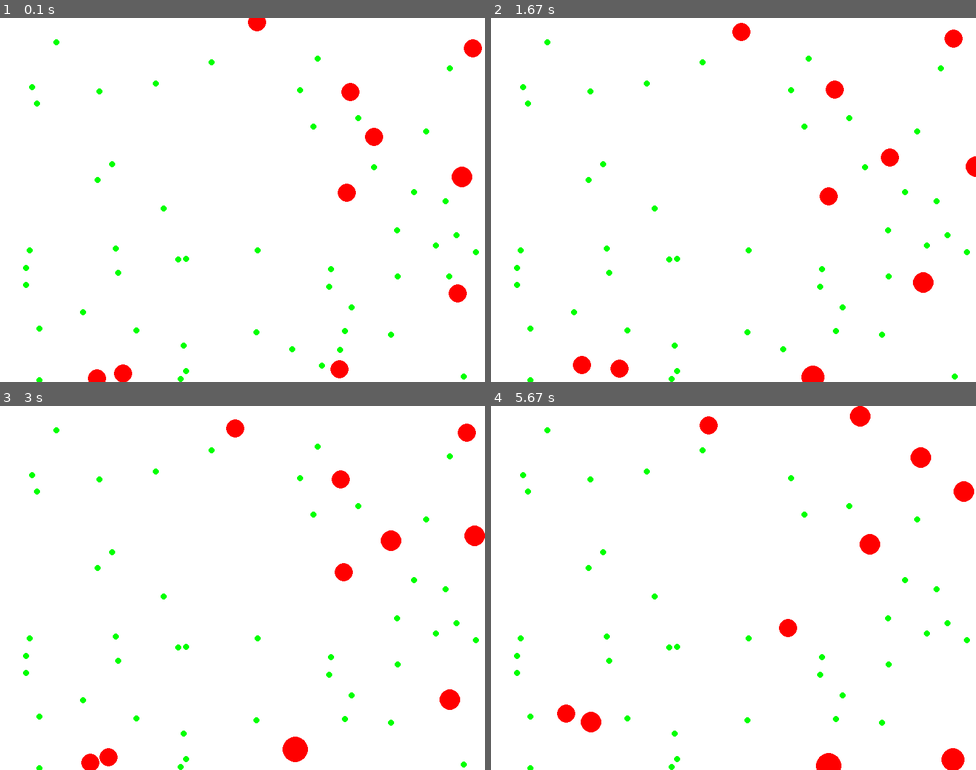
Above: before the commit, frames 1-4 (two rows, left to right).
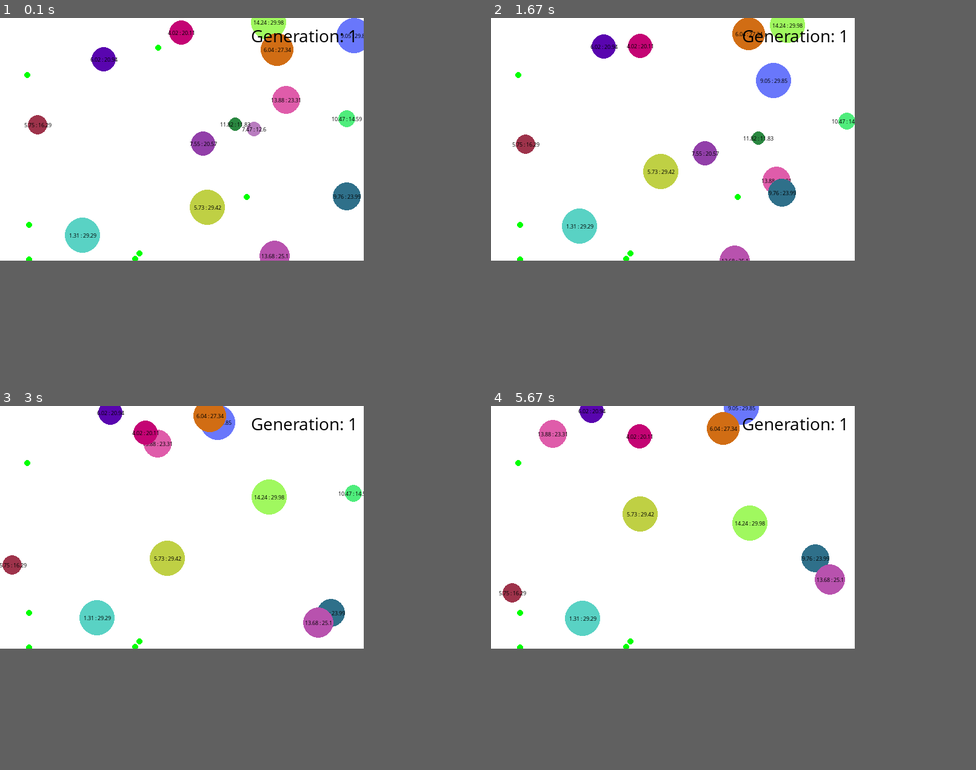
Above: after the commit, the same moments.

Repository: neil-phan/evolve
Game: pygame game, started from src/graphics.py
Same seed, same stepped clock (60 frames per second), same inputs: the game is played once before the commit and once after it.
Inputs:
- Up to frame 1 (0.1 s): no input
- Up to frame 2 (1.67 s): no input
- Up to frame 3 (3 s): no input
- Up to frame 4 (5.67 s): no input
The window is 800x600 before the commit and 600x400 after it. Grey fills any space a smaller window leaves; there, only what the larger window draws over its background counts as a difference.

The runs differ from the first frame. In frame 1, 6.8% of the frame differs, in the area x 4-100%, y 0-100%; in frame 2, 6.7%; in frame 3, 6.6%; in frame 4, 6.7%.

Commit message:
added cannabalism

Diff:
--- a/src/graphics.py
+++ b/src/graphics.py
@@ -1,17 +1,19 @@
-from curses.textpad import rectangle
 import pygame
 from simple import organism, food
+import random
 
 #initialize pygame
 pygame.init()
-WIDTH, HEIGHT = 800, 600
+pygame.font.init()
+WIDTH, HEIGHT = 600, 400
 WINDOW = pygame.display.set_mode((WIDTH, HEIGHT))
 pygame.display.set_caption("Evolve")
 
-FPS = 60
+FPS = 100
 BG_COLOR = "white"
-INITIAL_ORGANISM_COUNT = 10
-INITIAL_FOOD_COUNT = 50
+INITIAL_ORGANISM_COUNT = 20
+INITIAL_FOOD_COUNT = 10
+FONT = pygame.font.SysFont('Comic Sans MS', 30)
 
 
 def make_foods(N):
@@ -21,14 +23,32 @@
         foods.append(f)
     return foods
 
+def random_color():
+    r = random.randrange(0, 256)
+    g = random.randrange(0, 256)
+    b = random.randrange(0, 256)
+    return (r,g,b)
+
 def make_organisms(N):
     orgs = []
     for i in range (N):
-        org = organism.Organism({'x_max': WIDTH, 'y_max': HEIGHT})
+        color = random_color()
+        org = organism.Organism(color, {'x_max': WIDTH, 'y_max': HEIGHT})
         orgs.append(org)
     return orgs
 
-def draw(orgs, foods):
+def generation_done(orgs):
+    for org in orgs:
+        if org.num_eaten < 1:
+            orgs.remove(org)
+        else:
+            if org.num_eaten >= 2:
+                child = org.reproduce()
+                orgs.append(child)
+            org.num_eaten = 0
+    print(len(orgs))
+
+def draw(orgs, foods, generation_num):
     WINDOW.fill(BG_COLOR)
 
     for org in orgs:
@@ -45,10 +65,16 @@
             if org.is_eating(food):
                 foods.remove(food)
 
+        for org2 in orgs:
+            if org.is_eating(org2):
+                orgs.remove(org2)
+
                 #Eating outcomes here
-                org.rad+=2
-                org.speed+=2
+                # org.rad+=2
+                # org.speed+=2
 
+    text = FONT.render(f"Generation: {generation_num}", 1, 'black')
+    WINDOW.blit(text, (WIDTH-10-text.get_width(), 10))
     pygame.display.update()
 
 #create game loop
@@ -59,13 +85,19 @@
     orgs = make_organisms(INITIAL_ORGANISM_COUNT)
     foods = make_foods(INITIAL_FOOD_COUNT)
 
+
+    generation_num = 1
     while running:
         clock.tick(FPS) #   Caps game frames at 60fps
         for event in pygame.event.get():
             if event.type == pygame.QUIT:
                 running = False
 
-        draw(orgs, foods)
+        draw(orgs, foods, generation_num)
+        if len(foods) == 0:
+            generation_num+=1
+            generation_done(orgs)
+            foods = make_foods(10)
 
 if __name__ == '__main__':
     main()
--- a/src/simple/organism.py
+++ b/src/simple/organism.py
@@ -3,8 +3,14 @@
 import random
 import pygame
 
+pygame.font.init()
 
 class Organism:
+    FULL_AMOUNT = 2
+    FONT = pygame.font.SysFont('Comic Sans MS', 10)
+    MUTATION_RATE = 0.10
+
+    # FONT = pygame.font.SysFont('Comic Sans MS', 20)
     """
     A simple organism with simple traits.
 
@@ -21,9 +27,9 @@
     peripheral (int): the angle of view the organism can see
     fitness (int): how much food the organism has consumed
     """
-    def __init__(self, env_map, name=None):
+    def __init__(self, color, env_map, coords=None, speed=None, rad=None):
         """
-        Initializes an organism object in a random.randrange (x, y) location on env_map.
+        Initializes an organism object in a random.uniform (x, y) location on env_map.
 
         Parameters
         ----------
@@ -32,32 +38,44 @@
         name (str): the name of the organism, default is None
         """
         # Environmental starting traits
-        self.color = "red"
-        self.rad = 15
-        self.speed = 5
-        self.name = name                                            # Name
-        self.r = random.randrange(0, 360)                                       # View
-        self.x = random.randrange(0, env_map['x_max'])                       # Starting X
-        self.y = random.randrange(0, env_map['y_max'])                       # Starting Y
+        self.color = color
+        self.speed = speed if speed != None else random.uniform(1,15)
+        self.rad = rad if rad != None else random.uniform(10,30)
+        self.num_eaten = 0
+        self.r = random.uniform(0, 360)                                       # View
+        if coords == None:
+            self.x = random.randrange(0, env_map['x_max'])                       # Starting X
+            self.y = random.randrange(0, env_map['y_max'])                       # Starting Y
+        else:
+            self.x = coords[0]
+            self.y = coords[1]
+        self.text = self.FONT.render(f'{round(self.speed, 2)} : {round(self.rad, 2)}', 1, 'black')
+        # text = FONT.render("{V}, 1, 'black')
 
         # Customizable traits for the user to select in their attributes map
         # if (attributes['v_max'] is not None):                       # Velocity
-        #     self.velocity = random.randrange(0, attributes['velo_max'])
+        #     self.velocity = random.uniform(0, attributes['velo_max'])
         # if (attributes['s_max'] is not None):                       # Strength
-        #     self.strength = random.randrange(0, attributes['str_max'])
+        #     self.strength = random.uniform(0, attributes['str_max'])
 
         # # Evolutionary traits
         # self.see_food = False                                       # Can see food
-        # self.vision = random.randrange(1, attributes['vis_max'])             # Vision
-        # self.peripheral = random.randrange(90, attributes['perp_max'])       # Peripheral Vision
+        # self.vision = random.uniform(1, attributes['vis_max'])             # Vision
+        # self.peripheral = random.uniform(90, attributes['perp_max'])       # Peripheral Vision
         # self.fitness = 0                                            # Fitness
 
     def draw(self, win):
         pygame.draw.circle(win, self.color, (self.x, self.y), self.rad)
+        win.blit(self.text, (self.x-self.text.get_width()//2, self.y-self.text.get_height()//2))
+
+    def is_full(self):
+        if self.num_eaten >=self.FULL_AMOUNT:
+            return True
+        return False
 
     def move(self, xmax, ymax):
-        self.x += random.randrange(-self.speed, self.speed+1)
-        self.y += random.randrange(-self.speed, self.speed+1)
+        self.x += random.uniform(-self.speed, self.speed)
+        self.y += random.uniform(-self.speed, self.speed)
         # Set the bounds
         if self.x < 0: self.x = 0
         elif self.x > xmax: self.x = xmax
@@ -75,11 +93,21 @@
         dist = math.hypot(obj.x - self.x, obj.y-self.y)
         return dist
 
-    def is_eating(self, food):
-        dist = self.get_distance(food)
-        if dist <= food.rad + self.rad:
+    def is_eating(self, obj):
+        dist = self.get_distance(obj)
+        if dist <= obj.rad + self.rad and self.rad > obj.rad*1.25:
+            self.num_eaten+=1
             return True
         return False
 
+    def reproduce(self):
+        child = Organism(self.color,
+                        {'x_max':1, 'y_max':1},
+                        (self.x+10, self.y+10),
+                         self.speed * random.uniform(1-self.MUTATION_RATE, 1+self.MUTATION_RATE),
+                         self.rad * random.uniform(1-self.MUTATION_RATE, 1+self.MUTATION_RATE)
+                        )
+        return child
+
     def think(self):
         pass
